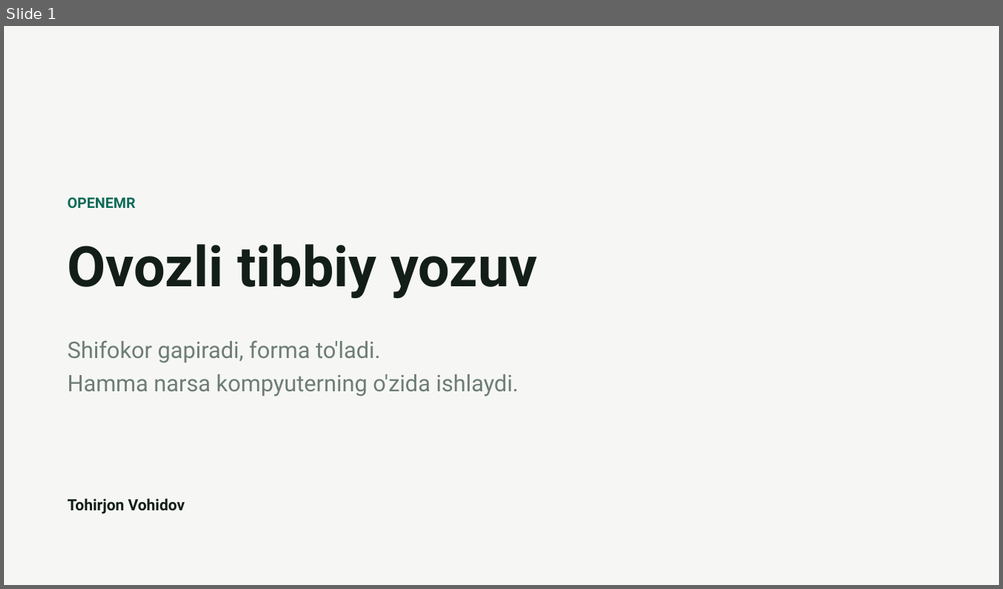
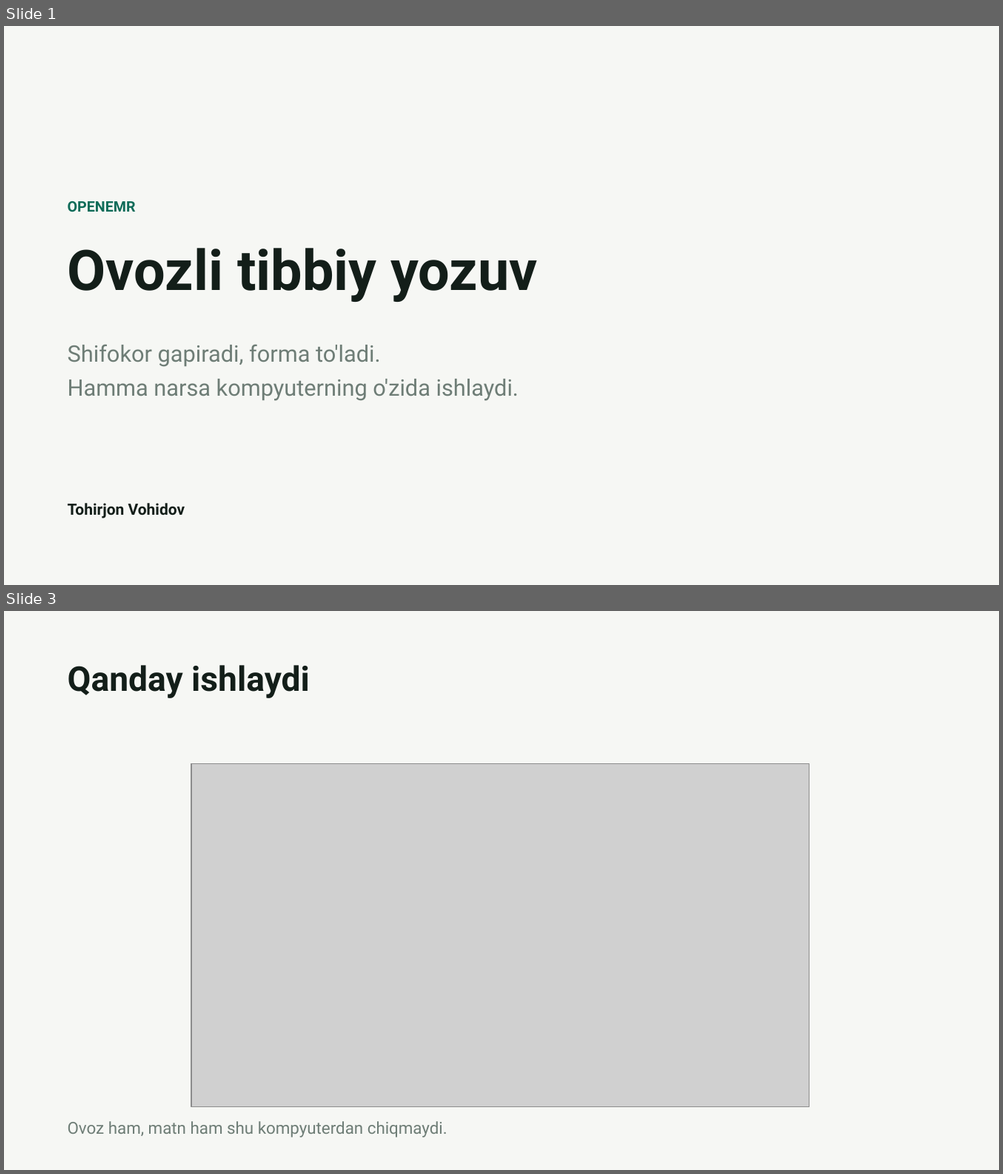
Before and after one commit to VohidovTohirjon/voice-to-text-openemr, a slide deck: docs/OpenEMR-ovozli-yozuv.pptx. Shown one above the other, each under a label of ours: slide 1 before the commit, slides 1 and 3 after it; the slides between them are not shown. The pictures are 1003x589 and 1003x1174 pixels, drawn with LibreOffice and Linux fonts; fonts in the diff are those of the drawing; grey boxes stand for pictures. Boxes give left, top, right and bottom in pixels: in the first picture for what was removed or moved away, otherwise in the second. Text is boxed around its words. In the diff, an @@ line names an element or a change of style, - is before the commit and + after.

```diff
--- a/docs/OpenEMR-ovozli-yozuv.pptx
+++ b/docs/OpenEMR-ovozli-yozuv.pptx
@@ slide 3 added at [4, 611, 999, 1170], background #FFFFFF @@
@@ rectangle added at [4, 611, 999, 1170], fill #F6F7F4 @@
@@ text added at [68, 665, 310, 698], 33 pt, text #131E19, bold @@
+Qanday ishlaydi
@@ picture added at [191, 764, 809, 1107] @@
@@ text added at [68, 1122, 447, 1138], 16 pt, text #6E7D76 @@
+Ovoz ham, matn ham shu kompyuterdan chiqmaydi.
@@ slide 1 changed as well @@
@@ more space between paragraphs in 4 elements at [68, 248, 538, 302], [68, 201, 136, 212], [68, 344, 518, 401], [68, 503, 185, 519] @@
```
Also in this commit, not shown: 4 other slides changed, 5 slides removed.
